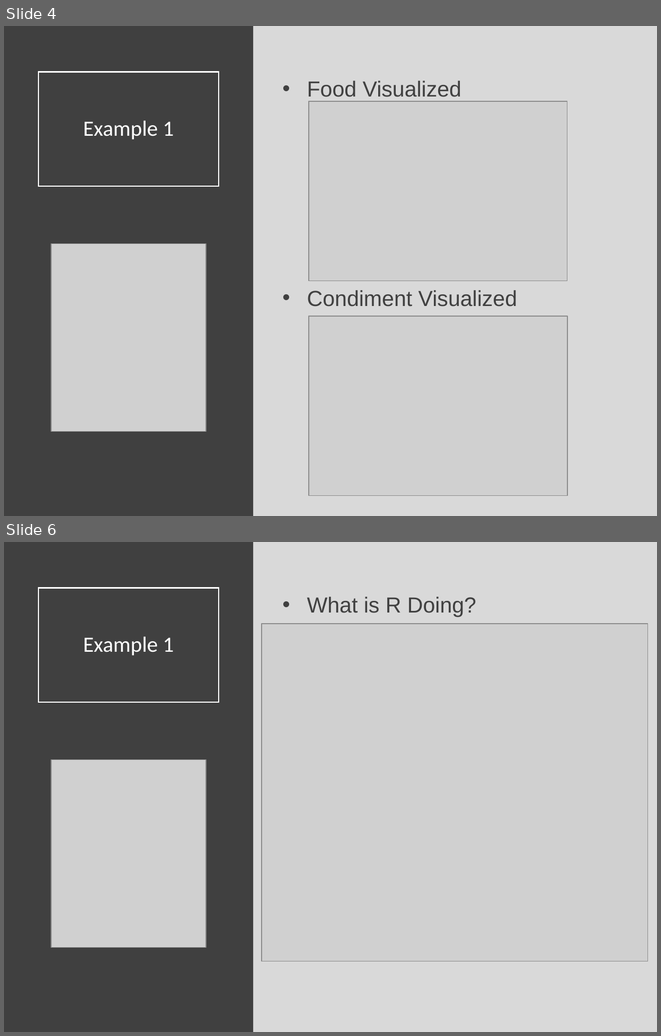
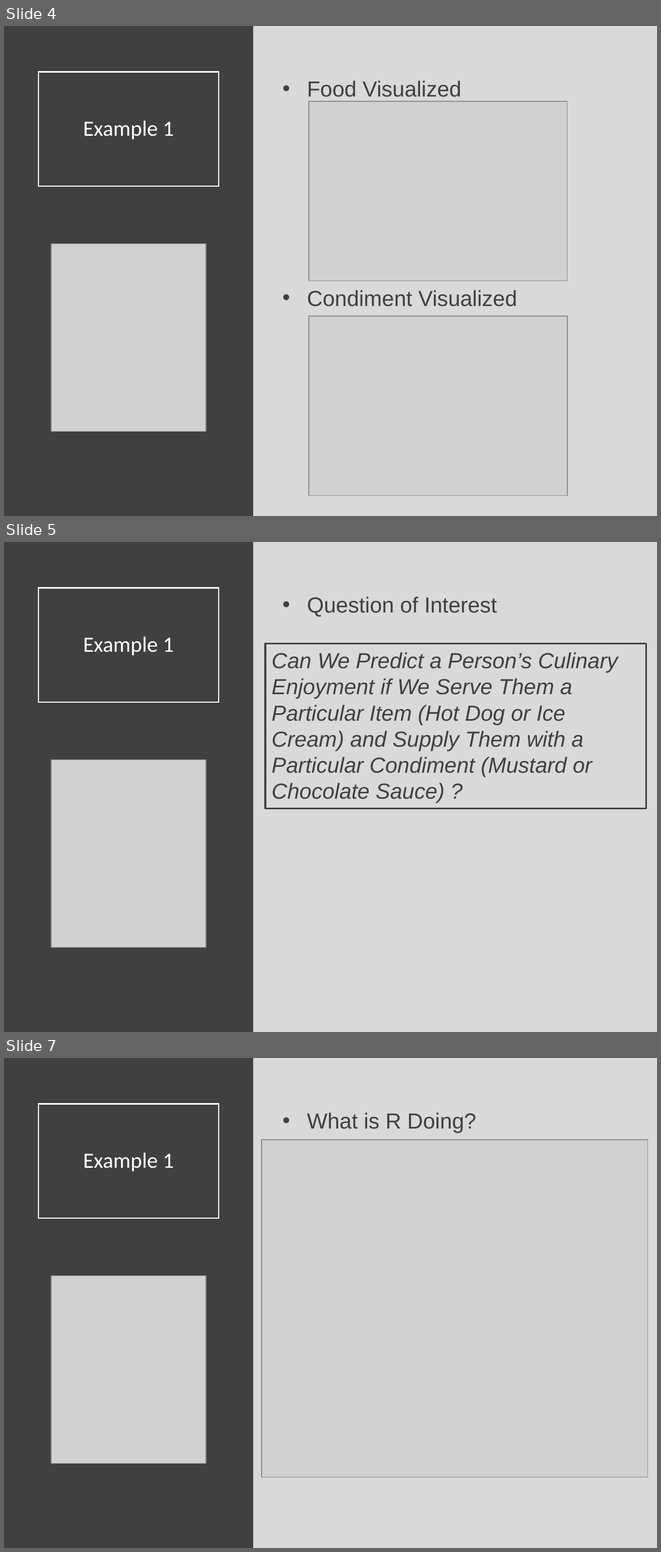
Before and after one commit to Yixf-Self/STOR320_WEBSITE, a slide deck: Lecture/Lecture 27/Lecture 27.pptx. Shown one above the other, each under a label of ours: slides 4 and 6 before the commit, slides 4, 5 and 7 after it; the slides between them are not shown. The pictures are 661x1036 and 661x1552 pixels, drawn with LibreOffice and Linux fonts; fonts in the diff are those of the drawing; grey boxes stand for pictures. Boxes give left, top, right and bottom in pixels: in the first picture for what was removed or moved away, otherwise in the second. Text is boxed around its words. In the diff, an @@ line names an element or a change of style, - is before the commit and + after.

```diff
--- a/Lecture/Lecture 27/Lecture 27.pptx
+++ b/Lecture/Lecture 27/Lecture 27.pptx
@@ slide 5 added at (4, 542, 657, 1032), background #D9D9D9 @@
@@ rectangle added at (4, 542, 254, 1032), fill #404040 @@
@@ title added at (38, 588, 219, 702), outline #FFFFFF 1.5 pt, 24 pt, text #FFFFFF @@
+Example 1
@@ text added at (307, 597, 497, 617), 24 pt, text #404040 @@
+• Question of Interest
@@ rectangle added at (265, 643, 646, 808), fill #D9D9D9, outline #404040 2 pt, 24 pt, text #404040, italic @@
+Can We Predict a Person’s Culinary Enjoyment if We Serve Them a Particular Item (Hot Dog or Ice Cream) and Supply Them with a Particular Condiment (Mustard or Chocolate Sauce) ?
@@ picture added at (51, 759, 206, 947) @@
@@ what was slide 6 is now slide 7 @@
```
Also in this commit, not shown: 1 slide changed, 17 other slides added, 5 other files.
